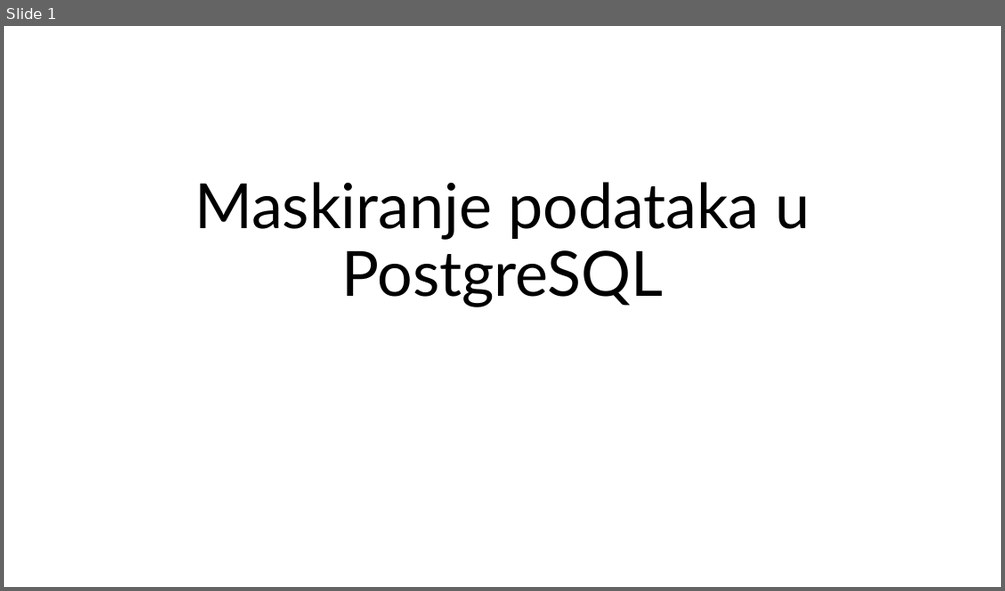
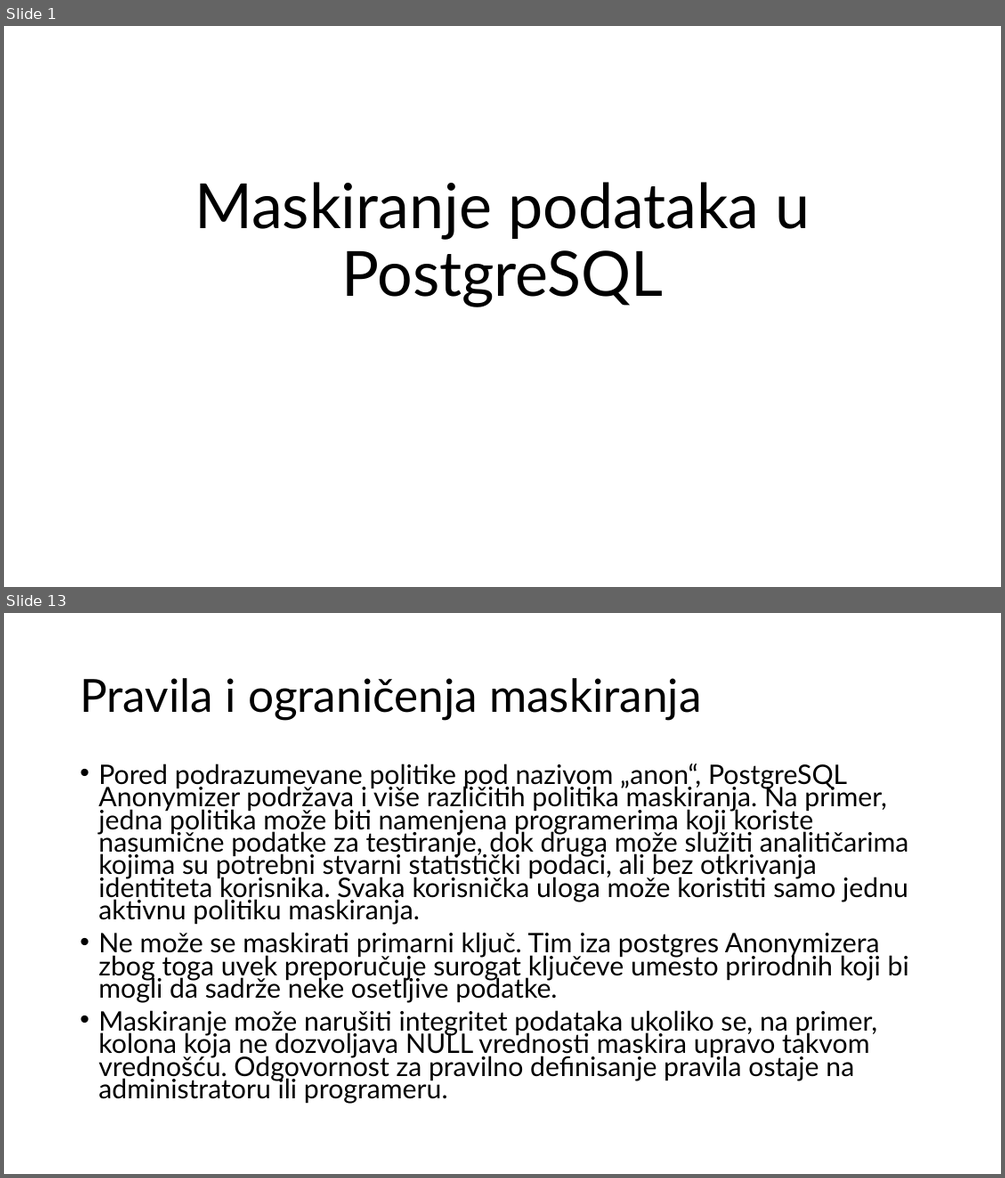
Before and after one commit to radisa-markovic/data-masking-postgres, a slide deck: Maskiranje podataka PostgreSQL.pptx. Shown one above the other, each under a label of ours: slide 1 before the commit, slides 1 and 13 after it; the slides between them are not shown. The pictures are 1005x591 and 1005x1178 pixels, drawn with LibreOffice and Linux fonts; fonts in the diff are those of the drawing. Boxes give left, top, right and bottom in pixels: in the first picture for what was removed or moved away, otherwise in the second. Text is boxed around its words. In the diff, an @@ line names an element or a change of style, - is before the commit and + after.

```diff
--- a/Maskiranje podataka PostgreSQL.pptx
+++ b/Maskiranje podataka PostgreSQL.pptx
@@ slide 13 added at (4, 613, 1001, 1174), background #FFFFFF @@
@@ title added at (80, 678, 702, 720), 44 pt, text #000000 @@
+Pravila i ograničenja maskiranja
@@ text added at (98, 763, 909, 1103), 25.9 pt, text #000000 @@
+• Pored podrazumevane politike pod nazivom „anon“, PostgreSQL Anonymizer podržava i više različitih politika maskiranja. Na primer, jedna politika može biti namenjena programerima koji koriste nasumične podatke za testiranje, dok druga može služiti analitičarima kojima su potrebni stvarni statistički podaci, ali bez otkrivanja identiteta korisnika. Svaka korisnička uloga može koristiti samo jednu aktivnu politiku maskiranja.
+• Ne može se maskirati primarni ključ. Tim iza postgres Anonymizera zbog toga uvek preporučuje surogat ključeve umesto prirodnih koji bi mogli da sadrže neke osetljive podatke.
+• Maskiranje može narušiti integritet podataka ukoliko se, na primer, kolona koja ne dozvoljava NULL vrednosti maskira upravo takvom vrednošću. Odgovornost za pravilno definisanje pravila ostaje na administratoru ili programeru.
```
Also in this commit, not shown: 13 other slides added.
